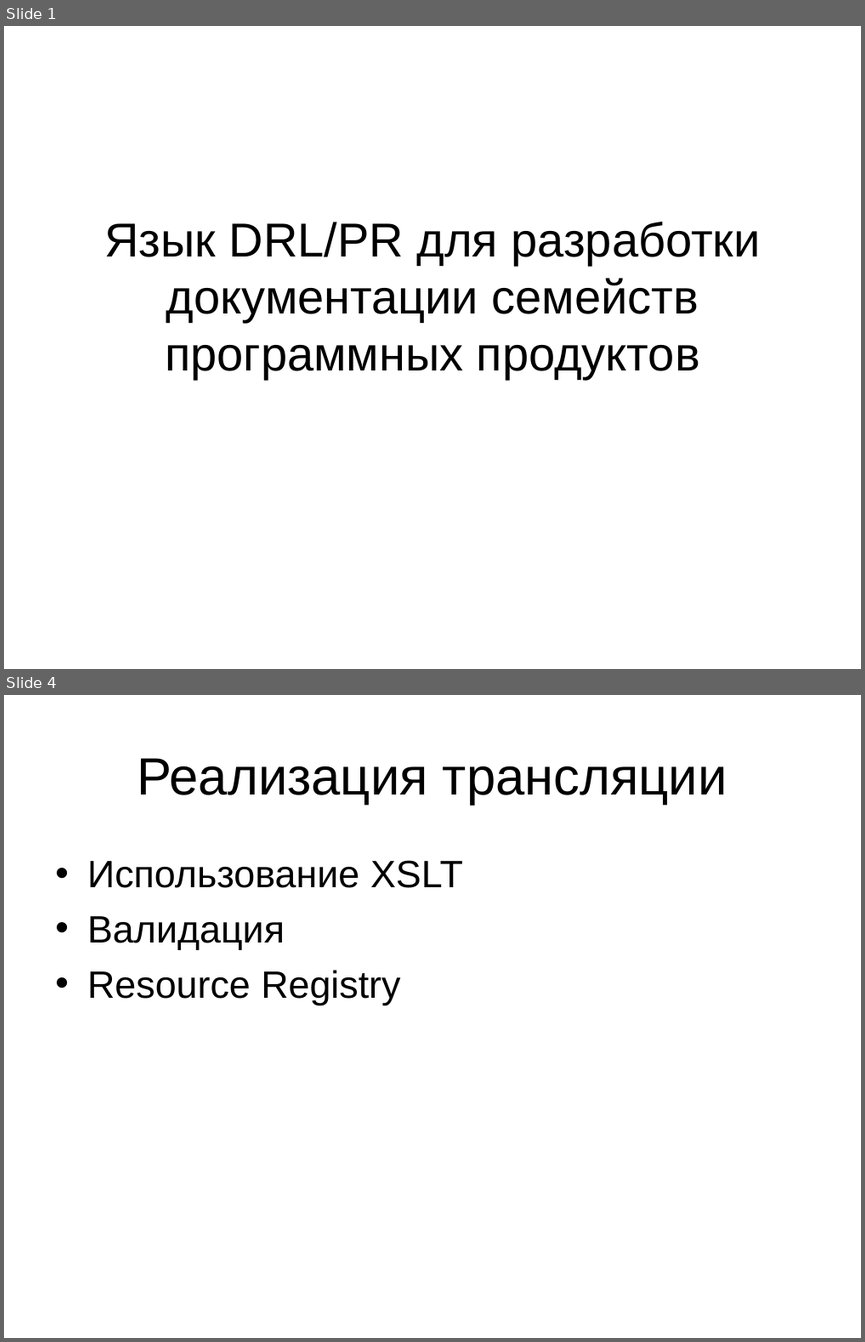
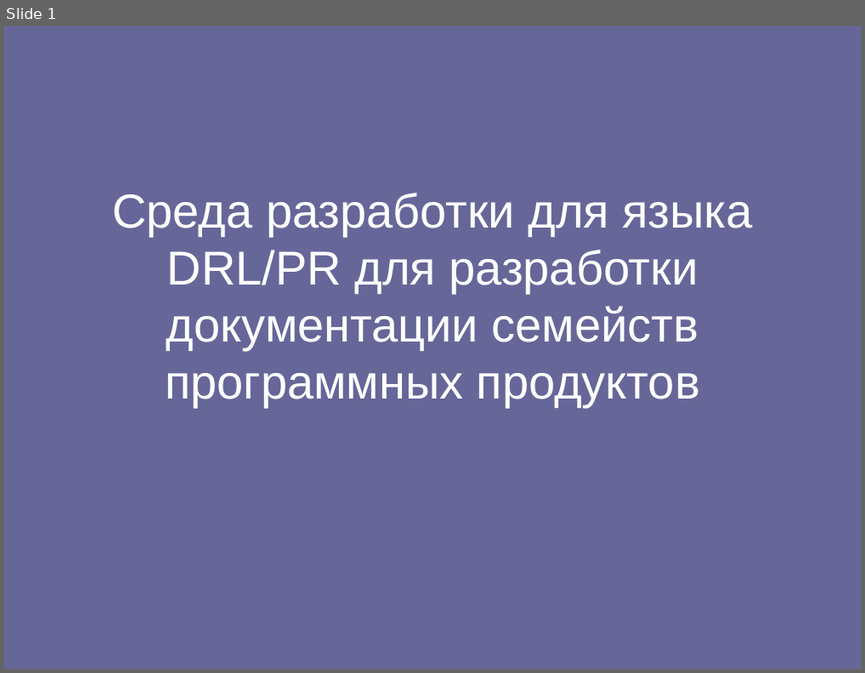
Before and after one commit to spbu-se/pldoctoolkit, a slide deck: stuff/yakovlev/doc/Язык DRL.ppt. Shown one above the other, each under a label of ours: slides 1 and 4 before the commit, slide 1 after it; the slides between them are not shown. The pictures are 865x1342 and 865x673 pixels, drawn with LibreOffice and Linux fonts; fonts in the diff are those of the drawing. Boxes give left, top, right and bottom in pixels: in the first picture for what was removed or moved away, otherwise in the second. Text is boxed around its words. In the diff, an @@ line names an element or a change of style, - is before the commit and + after.

Commit message:
Diploma text update new diagrams Presentation update

```diff
--- a/stuff/yakovlev/doc/Язык DRL.ppt
+++ b/stuff/yakovlev/doc/Язык DRL.ppt
@@ slide 4 removed at (4,695,861,1338), background #FFFFFF @@
@@ title removed at (137,758,727,805) @@
-Реализация трансляции
@@ text removed at (87,860,463,1005) @@
-• Использование XSLT
-• Валидация
-• Resource Registry
@@ slide 1 changed as well @@
@@ background #FFFFFF to #666699 @@
@@ title at (112,193,753,407): text changed; text colour #000000 to #FFFFFF @@
-Язык DRL/PR для разработки документации семейств программных продуктов
+Среда разработки для языка DRL/PR для разработки документации семейств программных продуктов
```
Also in this commit, not shown: 2 other slides changed, 4 slides added, 1 other slide removed, 3 other files.
